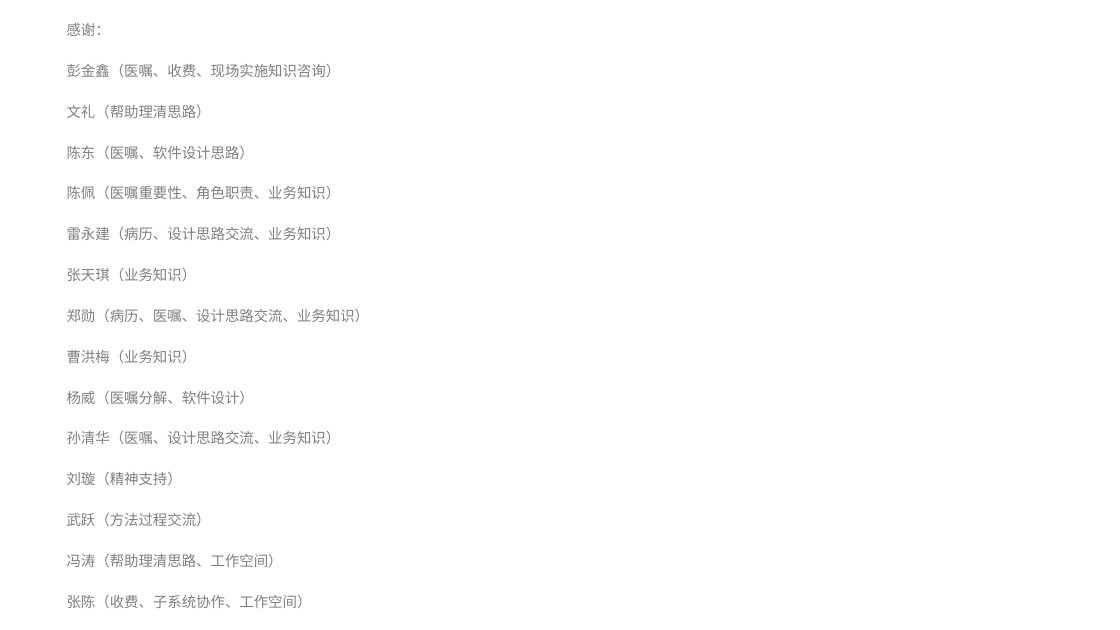
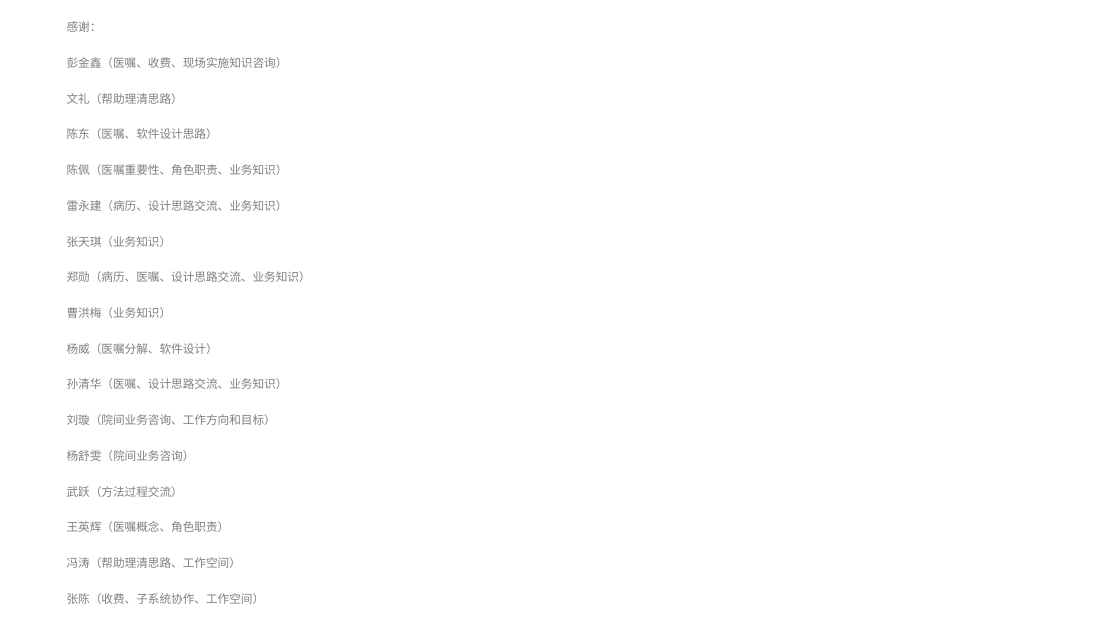
Before and after one commit to AppSecAI-TEST/hospital, a slide deck: slide 11 of doc/状态报告 2017-2-27.pptx. Drawn at 1120x630 pixels with LibreOffice and Linux fonts; fonts in the diff are those of the drawing. Boxes give left, top, right and bottom in pixels: in the first picture for what was removed or moved away, otherwise in the second. Text is boxed around its words. In the diff, an @@ line names an element or a change of style, - is before the commit and + after.

```diff
--- a/doc/状态报告 2017-2-27.pptx
+++ b/doc/状态报告 2017-2-27.pptx
@@ text at bbox=[67, 21, 311, 604]: size 12.4 to 10 pt in "感谢：", "彭金鑫（医嘱、收费、现场实施知识咨询）", "文礼（帮助理清思路）", "陈东（医嘱、软件设计思路）" and 10 more places @@
@@ text at bbox=[67, 414, 276, 461]: text changed; size 12.4 to 10 pt @@
-刘璇（精神支持）
+刘璇（院间业务咨询、工作方向和目标）
+杨舒雯（院间业务咨询）
@@ text at bbox=[67, 521, 230, 532]: paragraph added @@
+王英辉（医嘱概念、角色职责）
```
Also in this commit, not shown: 4 other slides changed.
